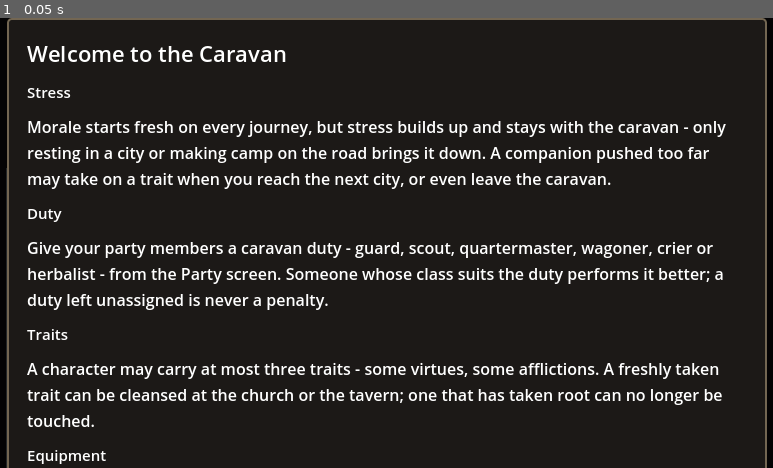
Above: before the commit, frame 1.
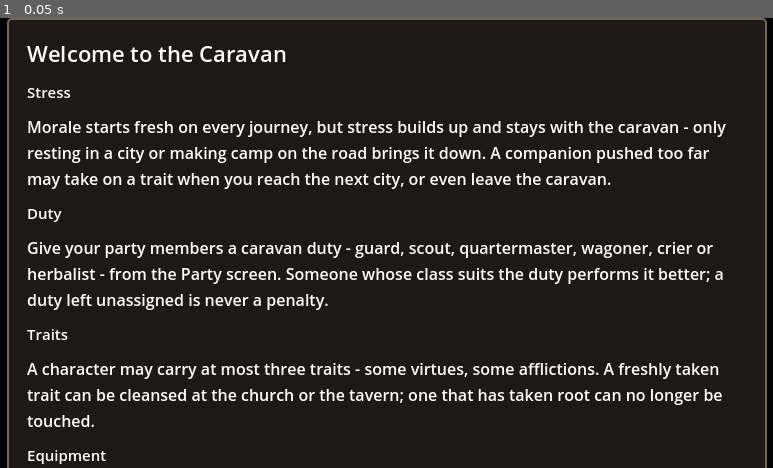
Above: after the commit, the same moment.

Repository: ulubatuhan/wayborne
Game: Godot game, scene res://scenes/world/city_map.tscn
Two runs of this game, one before a commit and one after it. Both use one fixed random seed, a clock stepped at 60 frames per second and the inputs below. This scene is started directly instead of the project's main scene.
Inputs:
- Up to frame 1 (0.05 s): no input

The runs differ from the first frame. In frame 1, less than 0.1% of the frame differs, in the area x 0-1%, y 33-100%.

Commit message:
City menu: square map, welcome heading, and the real gray-strip fix
The gray strip beside the town picture was never the outer-margin bug -
CityView's isometric grid+wall footprint (638px) never clipped or scaled
against its own rect, so on any frame narrower than that it overflowed
and painted straight over the golden border. CityView now scales its
town-specific drawing (never the sky/ridge backdrop) to fit via
draw_set_transform, with _building_at() applying the inverse transform
so clicking still hits the right building, plus clip_contents=true as a
backstop.

Also: MapPanel is wrapped in a square AspectRatioContainer per request,
and CityBriefPanel opens with the city's own name and a welcome line.

Claude-Session: https://claude.ai/code/session_01SmgLRHV2q6VtZPZSSuowT6

Diff:
--- a/data/locale/ui.csv
+++ b/data/locale/ui.csv
@@ -427,6 +427,7 @@
 "UI_HUB_PARTY","Parti","Party","","","","","","","","",""
 "UI_HUB_MENU","Menü","Menu","","","","","","","","",""
 "UI_HUB_CONTROLS","A / D ya da ok tuşları ile yürü · vagona veya şehir kapısına yaklaşıp tıkla ya da E · F1: geliştirici menüsü","Walk with A / D or the arrow keys · step up to a wagon or the city gate and click, or press E · F1: developer menu","","","","","","","","",""
+"UI_BRIEF_WELCOME_LINE","Hoş geldiniz.","Welcome.","","","","","","","","",""
 "UI_BRIEF_CHAPTER_TITLE","Hikâyenin Neresindesin?","Where the Story Stands","","","","","","","","",""
 "UI_BRIEF_CHAPTER_LINE","Bölüm %d/%d · %s","Chapter %d of %d · %s","","","","","","","","",""
 "UI_BRIEF_CHAPTER_DONE","Hikâye tamamlandı. Yollar açık - kervan istediği kadar sürebilir.","The story is told. The roads remain open - the caravan may run as long as it likes.","","","","","","","","",""
--- a/scenes/world/city_map.tscn
+++ b/scenes/world/city_map.tscn
@@ -65,9 +65,15 @@
 size_flags_vertical = 3
 theme_override_constants/separation = 20
 
-[node name="MapPanel" type="Panel" parent="MarginContainer/VBoxContainer/MainRow"]
-custom_minimum_size = Vector2(640, 440)
+[node name="MapFrame" type="AspectRatioContainer" parent="MarginContainer/VBoxContainer/MainRow"]
+custom_minimum_size = Vector2(440, 440)
 layout_mode = 2
+size_flags_vertical = 3
+ratio = 1.0
+
+[node name="MapPanel" type="Panel" parent="MarginContainer/VBoxContainer/MainRow/MapFrame"]
+layout_mode = 2
+size_flags_horizontal = 3
 size_flags_vertical = 3
 theme_override_styles/panel = SubResource("StyleBoxFlat_mappanel")
 
--- a/scripts/ui/city_brief_panel.gd
+++ b/scripts/ui/city_brief_panel.gd
@@ -58,6 +58,10 @@
 		return
 	add_theme_constant_override("separation", 10)
 
+	add_child(_welcome_heading())
+	add_child(_note(tr("UI_BRIEF_WELCOME_LINE")))
+	add_child(HSeparator.new())
+
 	add_child(_heading(tr("UI_BRIEF_CHAPTER_TITLE")))
 	_chapter_box = VBoxContainer.new()
 	_chapter_box.add_theme_constant_override("separation", 4)
@@ -353,6 +357,20 @@
 func _on_planner_requested(destination_id: String) -> void:
 	planner_requested.emit(destination_id)
 
+## Şehrin adı, kervanın neye ihtiyacı olduğu/nereye gidilebileceğinden
+## önce gelen ilk satır - "burada durduğun yer" sorusuna cevap. Şehir
+## isimleri `culture_catalog.gd`'nin isim havuzları gibi özel ad, tr()
+## taramasının muaf tuttuğu kategori - yalnızca "Hoş geldiniz." satırı
+## çevrilir.
+func _welcome_heading() -> Label:
+	var location := WorldMapData.get_location_by_id(_session.current_location_id)
+	var city_name := tr("UI_CITY_FALLBACK_NAME") if location == null else location.location_name
+	var label := Label.new()
+	label.text = city_name
+	label.add_theme_font_size_override("font_size", 24)
+	label.autowrap_mode = TextServer.AUTOWRAP_WORD
+	return label
+
 func _heading(text: String) -> Label:
 	var label := Label.new()
 	label.text = text
--- a/scripts/ui/city_view.gd
+++ b/scripts/ui/city_view.gd
@@ -145,6 +145,12 @@
 
 func _ready() -> void:
 	mouse_filter = Control.MOUSE_FILTER_PASS
+	# `_town_scale()` covers the known way the town's own drawing could
+	# reach past its own rect (the grid+wall footprint wider than the
+	# frame). This is the safety net for any case that isn't - a shape
+	# drawn one pixel too wide should never repaint the golden border
+	# beside it, regardless of the reason.
+	clip_contents = true
 	resized.connect(queue_redraw)
 	_build_tooltip()
 	_adopt_parent_size()
@@ -316,6 +322,34 @@
 
 # --- Çizim ---
 
+## Kasabanın ızgarası + sur payı `(GRID + 2) * TILE_W` genişliğinde -
+## `_town_bounds()`'un kendi -1..GRID+1 payıyla aynı hesap. Çerçeve bu
+## kadar geniş değilse (kare istek `CityView`'i eski dikdörtgenden daha
+## dar bıraktı, ya da dar bir ekran `MapPanel`'i kendi minimumunun altına
+## sıkıştırdı) kasabanın ızgarası/duvarları/binaları hiç kırpılmadan
+## çizildiği için `size.x`'i aşan kısım çerçevenin *dışına*, altın
+## kenarlığın üstüne taşıyordu - "gri şerit" diye bildirilen buydu, dağ
+## silüeti değil. `_town_scale()` < 1 olduğunda `_draw()` kasaba
+## çizimini bu oranda küçültüyor; `_building_at()` da aynı oranı tersine
+## uygulayıp fare konumunu aynı uzaya çeviriyor, yoksa görsel olarak
+## küçültülmüş bir bina eski (küçültülmemiş) `bounds`'una göre tıklanamaz
+## hâle gelirdi.
+func _town_scale() -> float:
+	var footprint := float(GRID + 2) * TILE_W
+	if footprint <= 0.0 or size.x <= 0.0:
+		return 1.0
+	return minf(1.0, size.x / footprint)
+
+## Ekrandaki bir noktayı (fare konumu gibi) kasabanın kendi, küçültülmemiş
+## çizim uzayına çevirir - `_town_scale()` merkez etrafında uyguladığı
+## için ters dönüşüm de aynı merkezi kullanmak zorunda.
+func _to_town_space(at: Vector2) -> Vector2:
+	var scale := _town_scale()
+	if scale >= 1.0:
+		return at
+	var center := size * 0.5
+	return center + (at - center) / scale
+
 func _draw() -> void:
 	if _buildings.is_empty():
 		return
@@ -323,11 +357,17 @@
 	# Sıra yolunkiyle aynı: gökyüzü → sırtlar → zemin → kır → kasabanın
 	# gölgesi → kasaba. Ufkun altı ufkun üstünün önünde.
 	_draw_surroundings(area)
+
+	var scale := _town_scale()
+	var center := size * 0.5
+	draw_set_transform(center * (1.0 - scale), 0.0, Vector2(scale, scale))
 	_draw_slab_shadow()
 	_draw_ground()
 	_draw_walls()
 	for index in _buildings.size():
 		_draw_building(index, index == _hovered)
+	draw_set_transform(Vector2.ZERO, 0.0, Vector2.ONE)
+
 	ArtDraw.vignette(self, area, 0.09)
 
 ## Kasabanın durduğu dünya. Buradan önce bu ekranda düz bir gradyan
@@ -875,11 +915,12 @@
 ## için tersten yokluyoruz. Aksi hâlde arkadaki bina öndekinin üstünden
 ## tıklanabiliyor - kutular üst üste biniyor, bu kaçınılmaz.
 func _building_at(at: Vector2) -> int:
+	var town_at := _to_town_space(at)
 	for index in range(_buildings.size() - 1, -1, -1):
 		var building: Dictionary = _buildings[index]
 		if not bool(building.venue):
 			continue
 		var bounds: Rect2 = building.get("bounds", Rect2())
-		if bounds.size.x > 0.0 and bounds.has_point(at):
+		if bounds.size.x > 0.0 and bounds.has_point(town_at):
 			return index
 	return -1
--- a/scripts/world/city_map.gd
+++ b/scripts/world/city_map.gd
@@ -9,7 +9,7 @@
 ## bildiriyor, sahne değiştirmeyi burası yapıyor - gezinme yığınını iten
 ## taraf her zaman gönderen ekrandır (bkz. Nav).
 
-@onready var _map_panel: Control = $MarginContainer/VBoxContainer/MainRow/MapPanel
+@onready var _map_panel: Control = $MarginContainer/VBoxContainer/MainRow/MapFrame/MapPanel
 @onready var _brief_container: VBoxContainer = $MarginContainer/VBoxContainer/MainRow/BriefScroll/BriefContainer
 @onready var _title_label: Label = $MarginContainer/VBoxContainer/TitleLabel
 @onready var _info_label: Label = $MarginContainer/VBoxContainer/InfoLabel
Not shown, changed: CLAUDE.md
